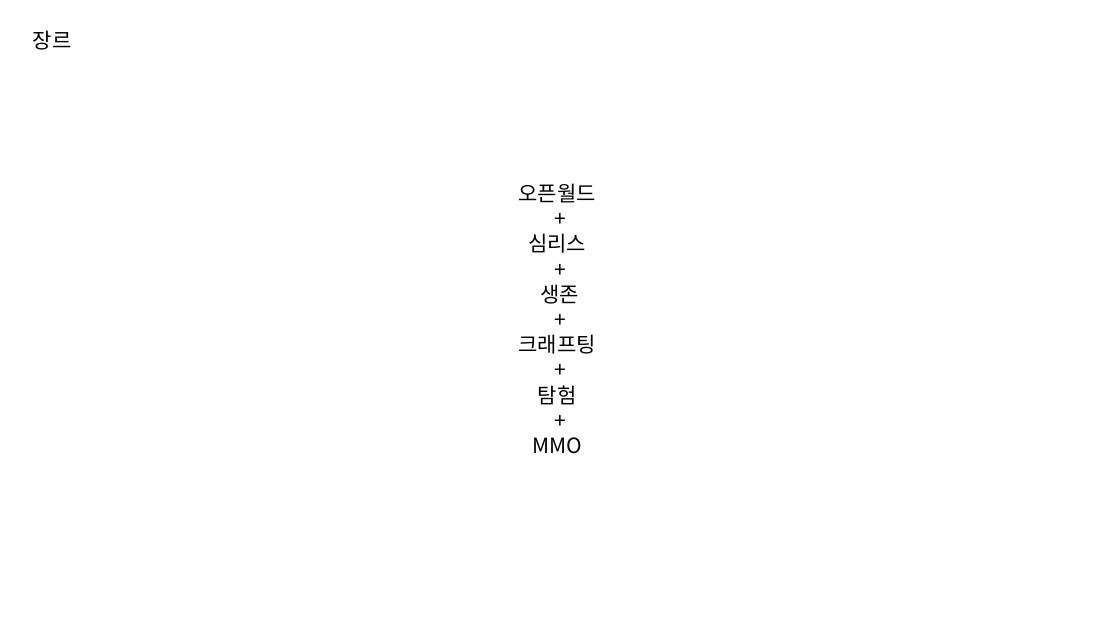
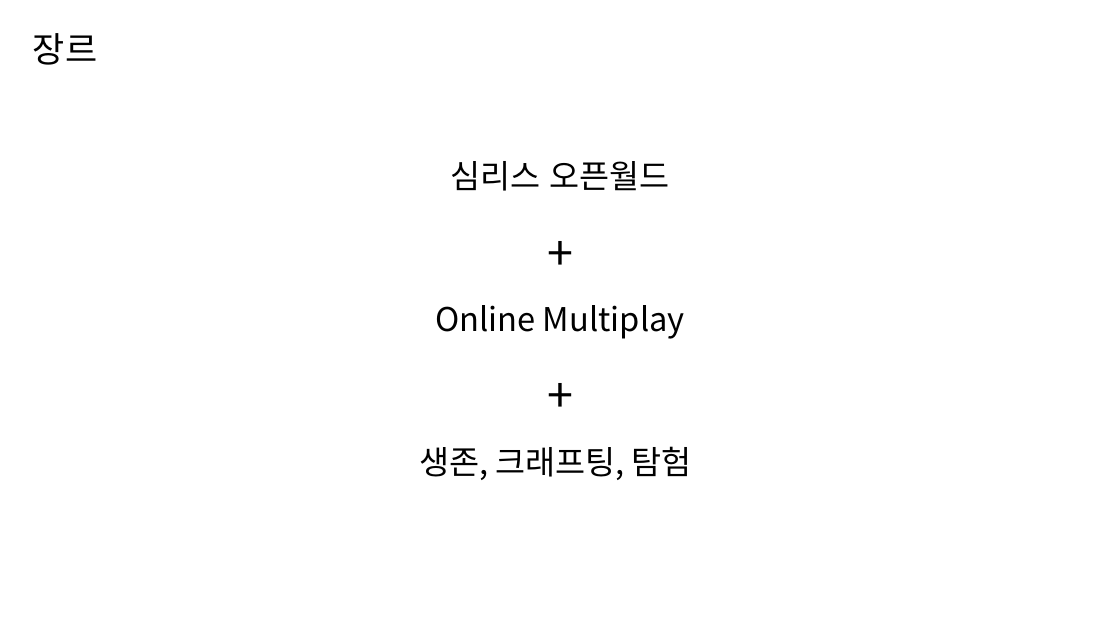
Before and after one commit to PinkBourbon/ProjectG, a slide deck: slide 3 of 0_Document/크루모빌PPT틀.pptx (slide 2 before the commit). Drawn at 1120x630 pixels with LibreOffice and Linux fonts; fonts in the diff are those of the drawing. Boxes give left, top, right and bottom in pixels: in the first picture for what was removed or moved away, otherwise in the second. Text is boxed around its words. In the diff, an @@ line names an element or a change of style, - is before the commit and + after.

```diff
--- a/0_Document/크루모빌PPT틀.pptx
+++ b/0_Document/크루모빌PPT틀.pptx
@@ text "장르" at box(33, 33, 97, 65): size 18 to 30 pt @@
@@ text "심리스 오픈월드": place and size @@
-text "심리스 오픈월드" at box(518, 183, 595, 454)
+text "심리스 오픈월드" at box(419, 161, 692, 480)
@@ text "심리스 오픈월드" at box(419, 161, 692, 480): size 18 to 40 pt in "+", "+"; line spacing 1 to 1.5 @@
@@ text at box(450, 161, 670, 191): text changed; size 18 to 28 pt @@
-오픈월드
+심리스 오픈월드
@@ text at box(435, 305, 685, 339): text changed; size 18 to 28 pt @@
-심리스
+Online Multiplay
@@ text at box(419, 446, 692, 480): text changed; size 18 to 28 pt @@
-생존
-+
-크래프팅
-+
-탐험
-+
-MMO
+생존, 크래프팅, 탐험
```
Also in this commit, not shown: 3 other slides changed, 13 slides added, 4 slides removed, 1 other file.
